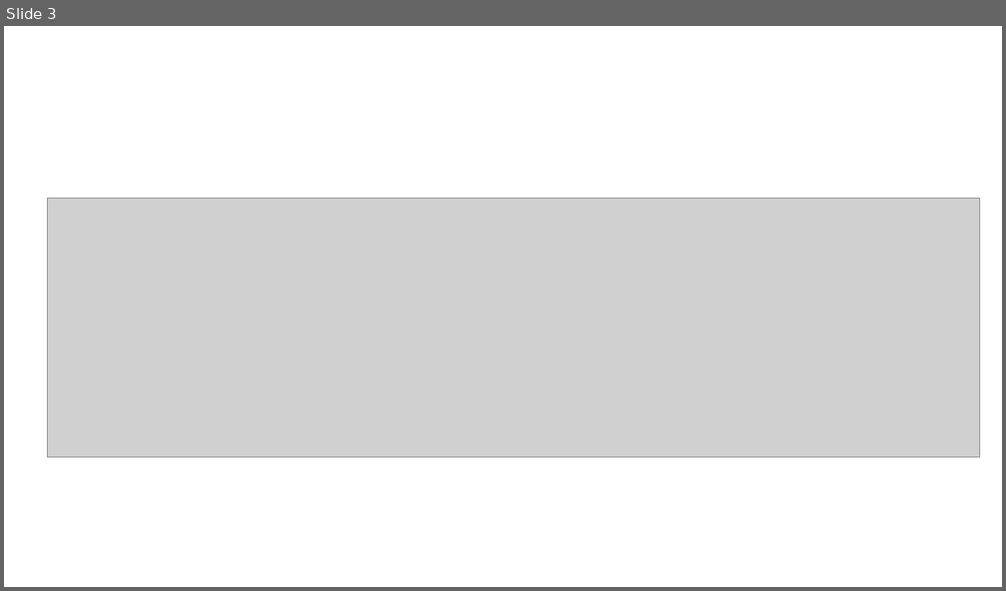
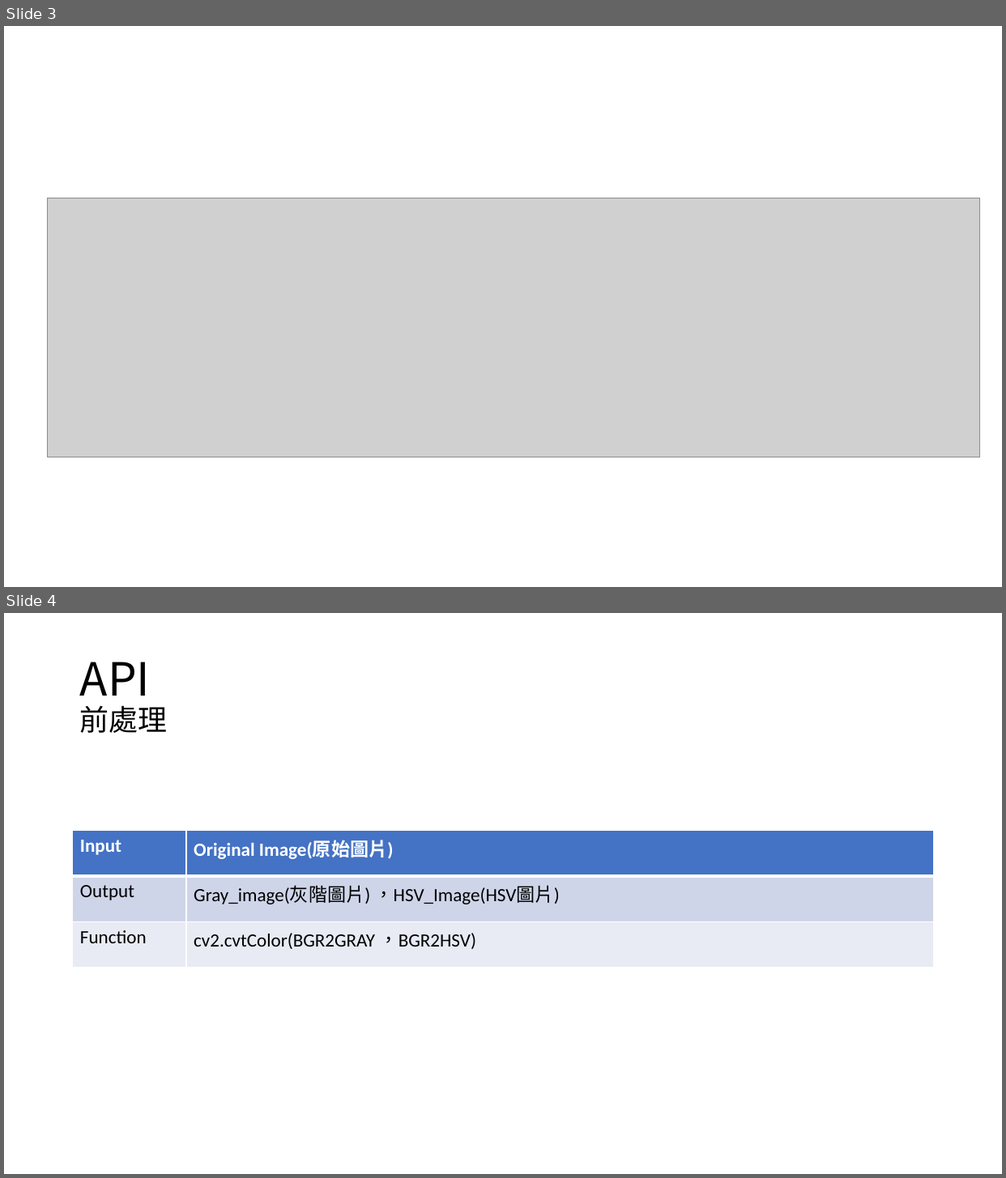
Before and after one commit to Koukya/image_processing_HW1, a slide deck: HW1.pptx. Shown one above the other, each under a label of ours: slide 3 before the commit, slides 3 and 4 after it. The pictures are 1006x591 and 1006x1178 pixels, drawn with LibreOffice and Linux fonts; fonts in the diff are those of the drawing; grey boxes stand for pictures. Boxes give left, top, right and bottom in pixels: in the first picture for what was removed or moved away, otherwise in the second. Text is boxed around its words. In the diff, an @@ line names an element or a change of style, - is before the commit and + after.

```diff
--- a/HW1.pptx
+++ b/HW1.pptx
@@ slide 4 added at <box>4,613,1002,1174</box>, background #FFFFFF @@
@@ title added at <box>80,662,168,733</box>, 44 pt, text #000000 @@
+API
+前處理
@@ table added at <box>73,831,934,968</box>, 3 rows, 2 columns @@
+Input | Original Image(原始圖片)
+Output | Gray_image(灰階圖片) ，HSV_Image(HSV圖片)
+Function | cv2.cvtColor(BGR2GRAY ，BGR2HSV)
```
Also in this commit, not shown: 4 other slides added.
